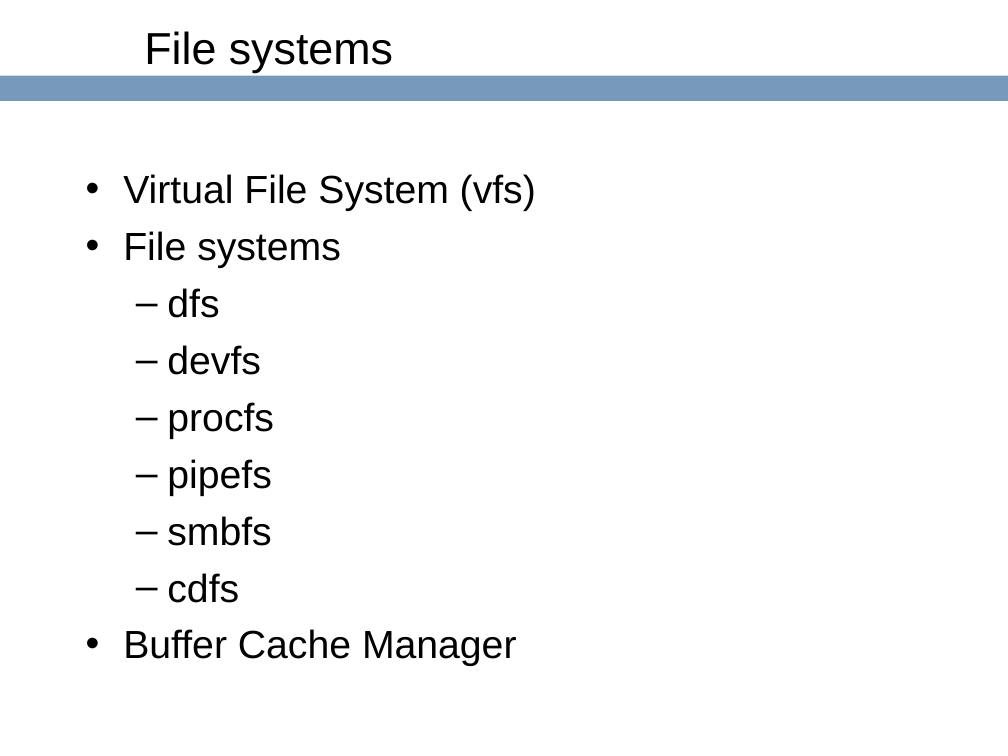
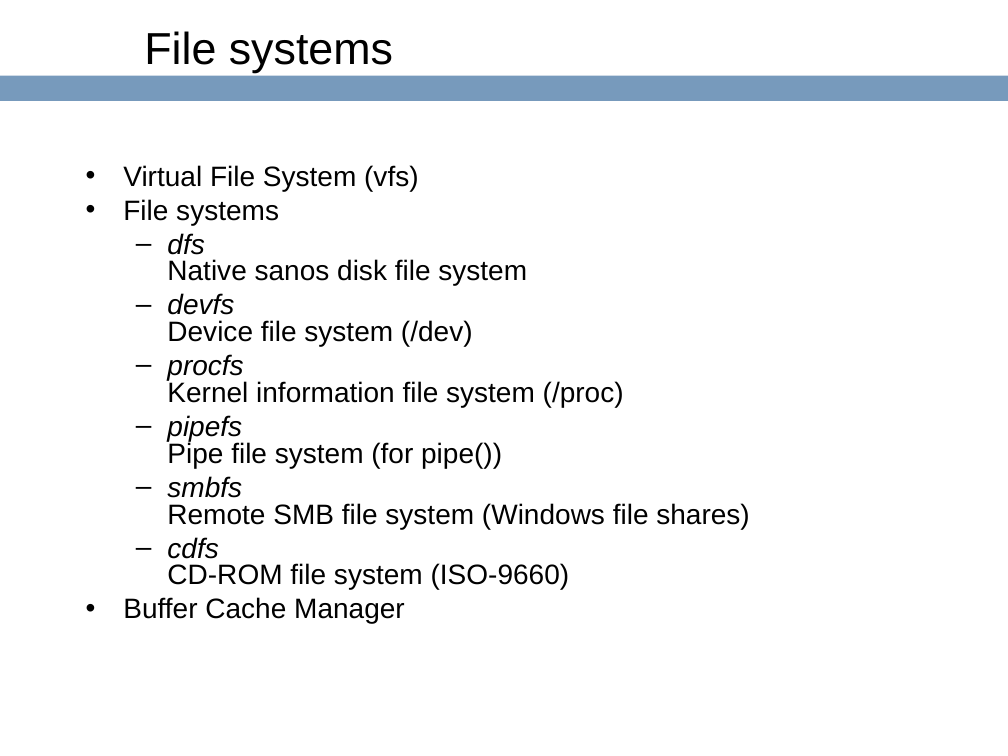
Before and after one commit to ringgaard/sanos, a slide deck: slide 59 of doc/sanostech.ppt. Drawn at 1008x756 pixels with LibreOffice and Linux fonts; fonts in the diff are those of the drawing; background and template pictures are left out. Boxes give left, top, right and bottom in pixels: in the first picture for what was removed or moved away, otherwise in the second. Text is boxed around its words. In the diff, an @@ line names an element or a change of style, - is before the commit and + after.

```diff
--- a/doc/sanostech.ppt
+++ b/doc/sanostech.ppt
@@ text at bbox=[123, 165, 418, 623]: size 28 to 20 pt in "Virtual File System (vfs)", "File systems", "Buffer Cache Manager"; line spacing 1 to 0.8; less space between paragraphs @@
@@ text at bbox=[167, 233, 749, 590]: text changed; size 28 to 20 pt @@
-  – dfs
-  – devfs
-  – procfs
-  – pipefs
-  – smbfs
-  – cdfs
+  – dfs
+    Native sanos disk file system
+  – devfs
+    Device file system (/dev)
+  – procfs
+    Kernel information file system (/proc)
+  – pipefs
+    Pipe file system (for pipe())
+  – smbfs
+    Remote SMB file system (Windows file shares)
+  – cdfs
+    CD-ROM file system (ISO-9660)
```
Also in this commit, not shown: 10 other files.
